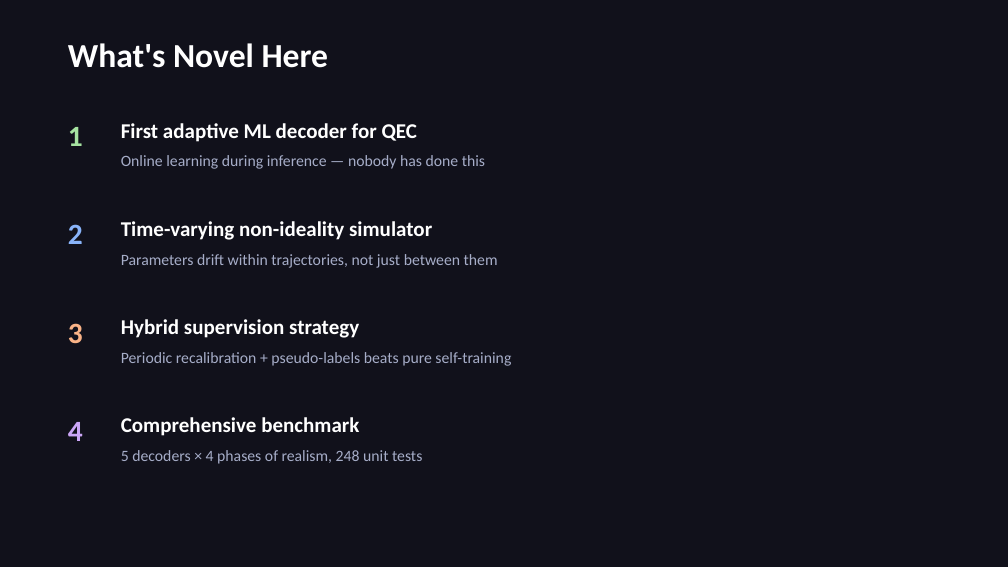
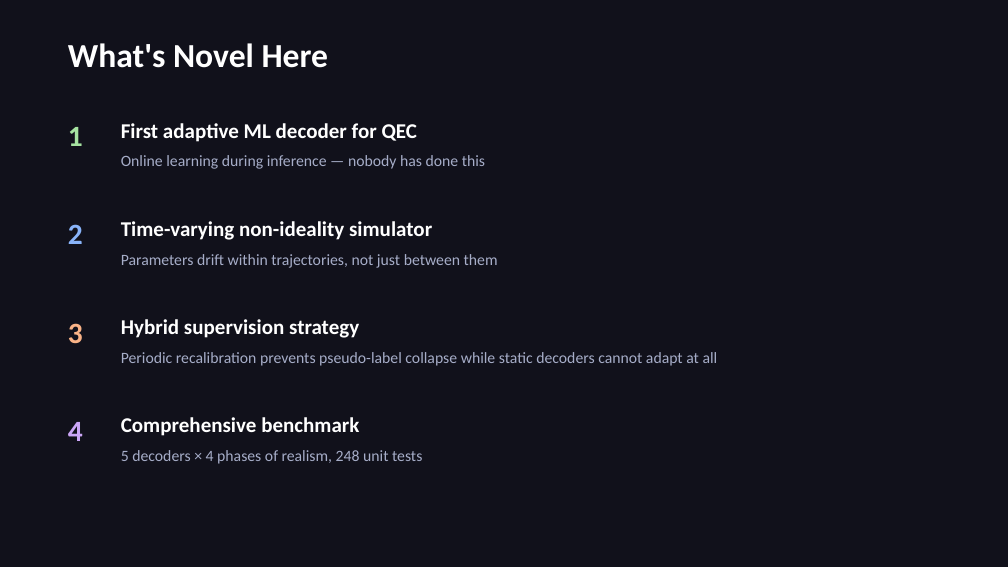
Before and after one commit to pkarakala/cqec-ml-decoder, a slide deck: slide 16 of presentation/adaptive_qec_slides.pptx. Drawn at 1008x567 pixels with LibreOffice and Linux fonts; fonts in the diff are those of the drawing. Boxes give left, top, right and bottom in pixels: in the first picture for what was removed or moved away, otherwise in the second. Text is boxed around its words. In the diff, an @@ line names an element or a change of style, - is before the commit and + after.

Commit message:
Add standalone script for Phase 4 re-run with tuned parameters
- Implemented `run_phase4_rerun.py` to execute the Phase 4 re-run pipeline.
- Configured to save figures to `outputs/figures/` and results to `outputs/phase4_results.json`.
- Integrated drift visualization, dataset generation, training of static and adaptive GRUs, and evaluation of multiple decoders.
- Included analysis of temporal segments and supervision sweep for adaptive GRU.

```diff
--- a/presentation/adaptive_qec_slides.pptx
+++ b/presentation/adaptive_qec_slides.pptx
@@ text at box(121, 352, 718, 366): text changed @@
-Periodic recalibration + pseudo-labels beats pure self-training
+Periodic recalibration prevents pseudo-label collapse while static decoders cannot adapt at all
```
Also in this commit, not shown: 6 other slides changed, 20 other files.
